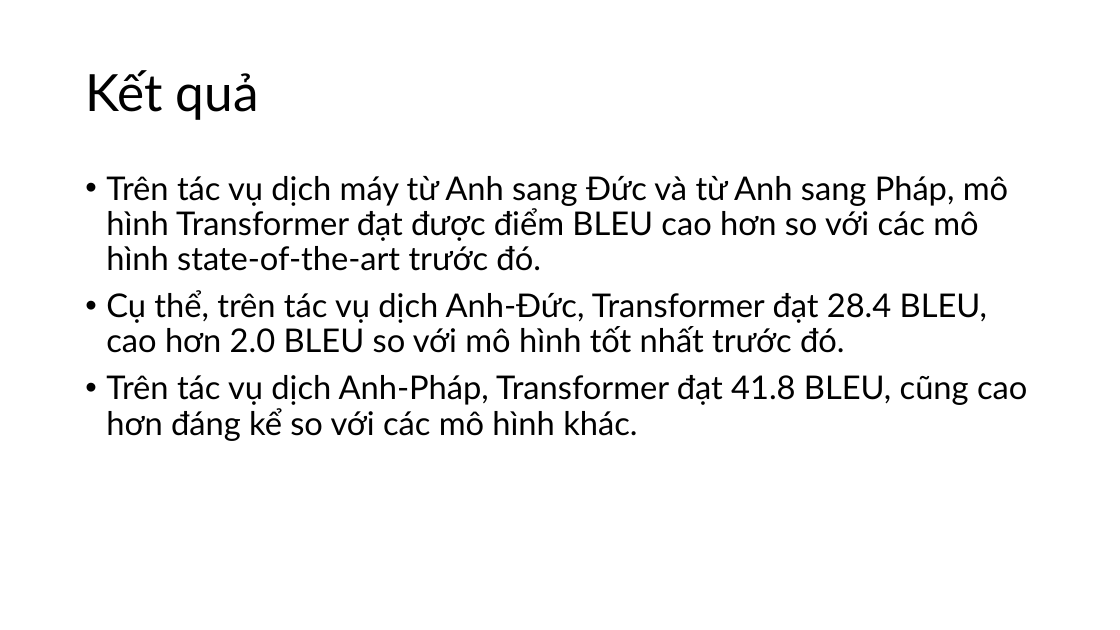
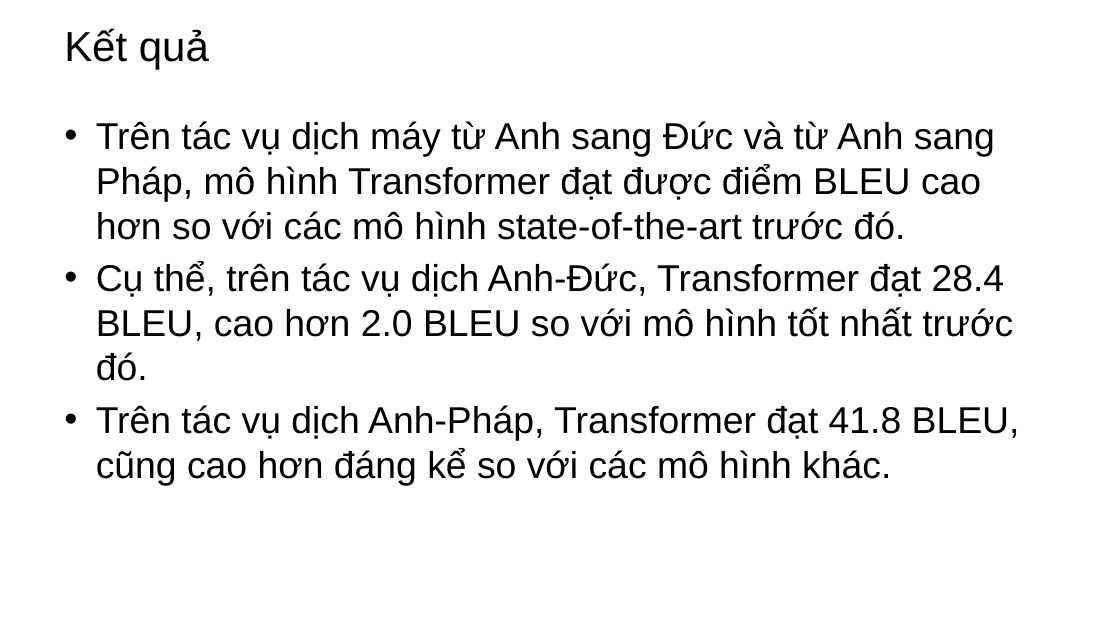
Before and after one commit to thanhtai9606/lab-master, a slide deck: slide 12 of lab/all you need/Attention Is All You Need.pptx. Drawn at 1120x630 pixels with LibreOffice and Linux fonts; fonts in the diff are those of the drawing; background and template pictures are left out. Boxes give left, top, right and bottom in pixels: in the first picture for what was removed or moved away, otherwise in the second. Text is boxed around its words. In the diff, an @@ line names an element or a change of style, - is before the commit and + after.

```diff
--- a/lab/all you need/Attention Is All You Need.pptx
+++ b/lab/all you need/Attention Is All You Need.pptx
@@ title "Kết quả": place and size @@
-title "Kết quả" at <box>85,70,259,120</box>
+title "Kết quả" at <box>64,28,209,69</box>
@@ title "Kết quả" at <box>64,28,209,69</box>: size 44 to 36 pt, font Lato to Arial; line spacing 0.9 to 1 @@
@@ text "Trên tác vụ dịch máy ...": place and size @@
-text "Trên tác vụ dịch máy ..." at <box>106,176,1027,441</box>
+text "Trên tác vụ dịch máy ..." at <box>96,121,1020,485</box>
@@ text "Trên tác vụ dịch máy ..." at <box>96,121,1020,485</box>: size 28 to 32 pt, font Lato to Arial; indent changed; line spacing 0.9 to 1; less space between paragraphs @@
```
Also in this commit, not shown: 14 other slides changed, 1 slide removed, 4 other files.
